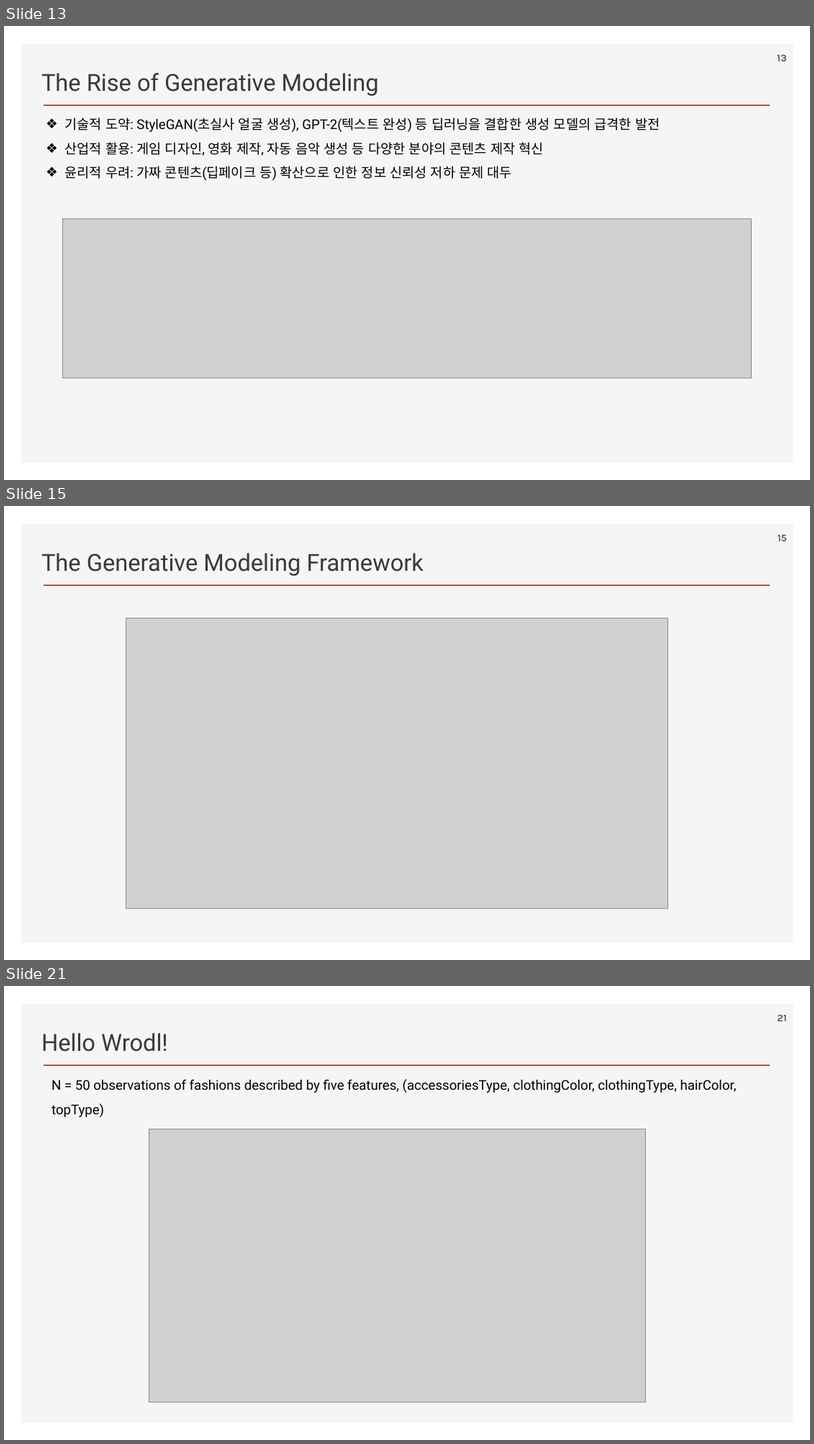
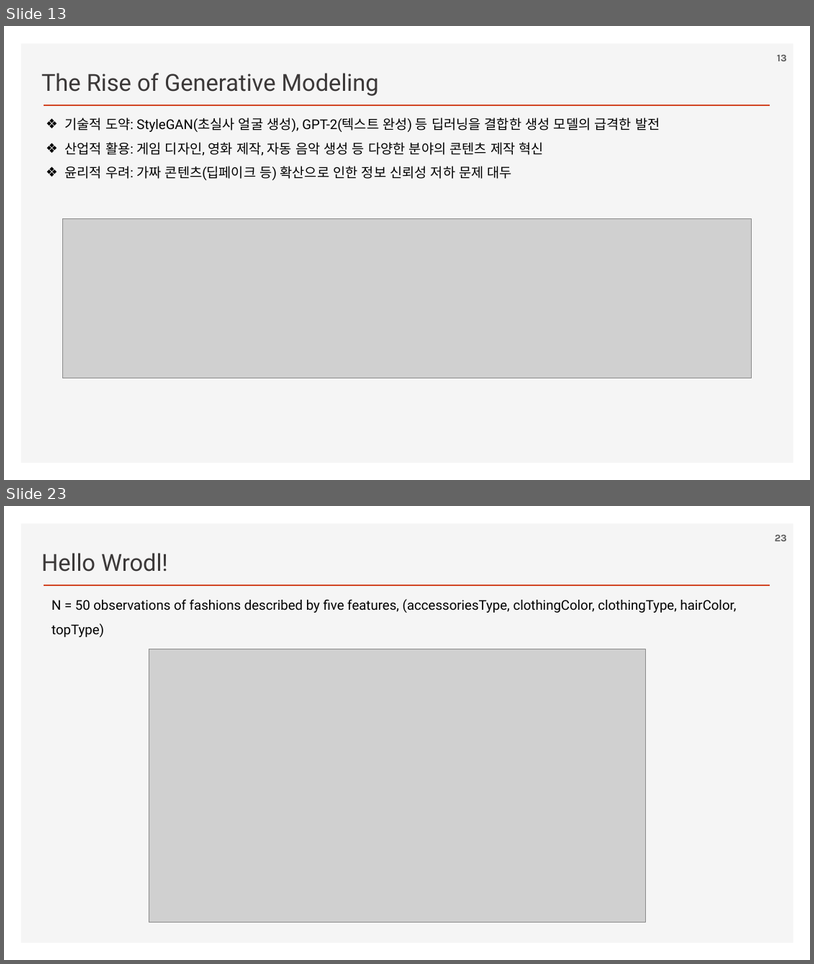
Before and after one commit to ancestor9/2026_Fall_Generative-Deep-Learning, a slide deck: Chapter 01 Generative Deep Learning.pptx. Shown one above the other, each under a label of ours: slides 13, 15 and 21 before the commit, slides 13 and 23 after it; the slides between them are not shown. The pictures are 814x1444 and 814x964 pixels, drawn with LibreOffice and Linux fonts; fonts in the diff are those of the drawing; grey boxes stand for pictures; background and template pictures are left out. Boxes give left, top, right and bottom in pixels: in the first picture for what was removed or moved away, otherwise in the second. Text is boxed around its words. In the diff, an @@ line names an element or a change of style, - is before the commit and + after.

```diff
--- a/Chapter 01 Generative Deep Learning.pptx
+++ b/Chapter 01 Generative Deep Learning.pptx
@@ slide 15 removed at box(4, 506, 810, 960), background #FFFFFF; not listed: 2 template elements that a slide beside it also shows @@
@@ page number removed at box(778, 535, 787, 541) @@
-15
@@ text removed at box(41, 553, 424, 576) @@
-The Generative Modeling Framework
@@ picture removed at box(126, 618, 669, 908) @@
@@ what was slide 21 is now slide 23 @@
@@ page number at box(775, 535, 787, 541): text changed @@
-21
+23
```
Also in this commit, not shown: 7 slides changed, 6 slides added, 3 other slides removed.
